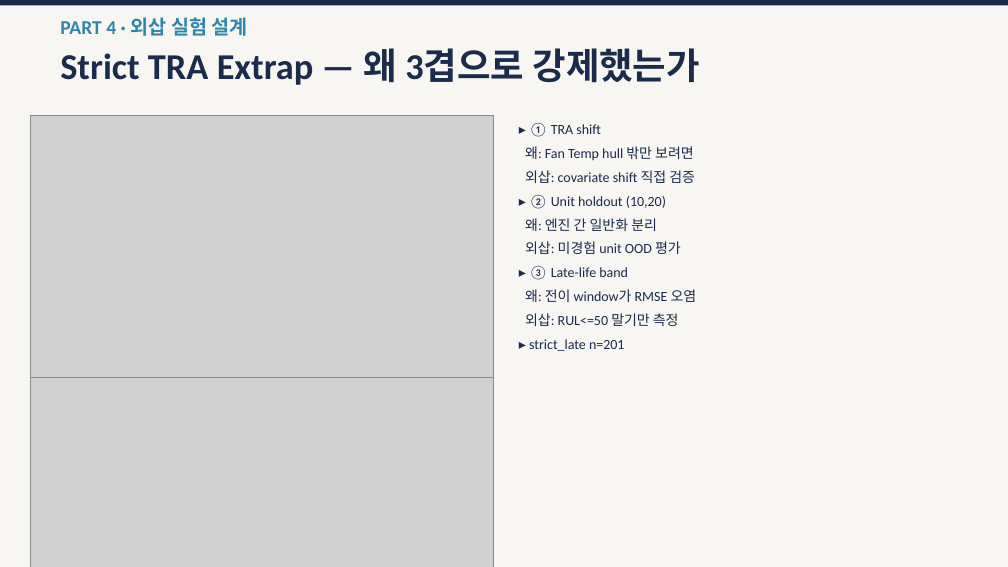
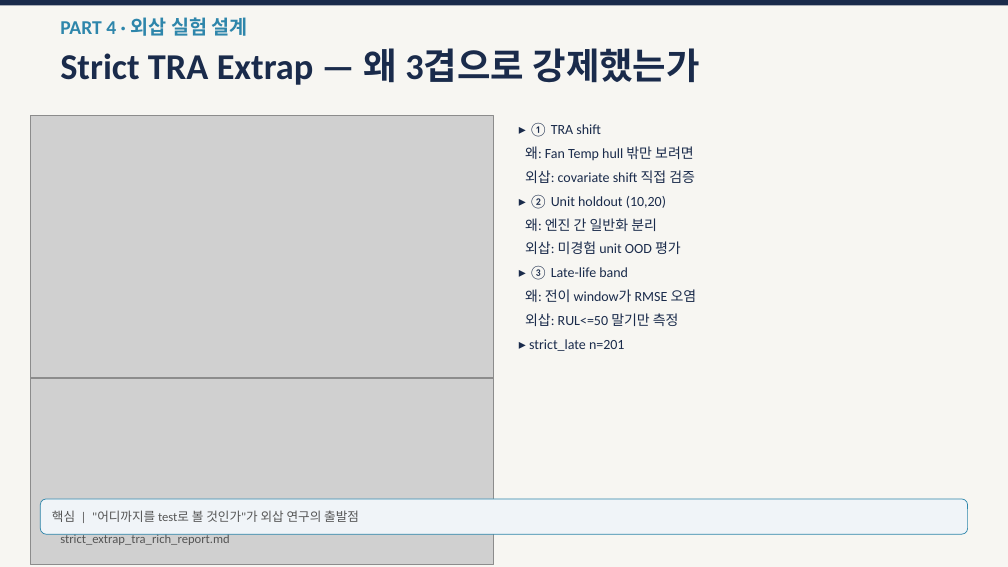
Before and after one commit to amumujs-create/literec_study, a slide deck: slide 29 of extrapolation-papers/외삽_50분_발표자료.pptx. Drawn at 1008x567 pixels with LibreOffice and Linux fonts; fonts in the diff are those of the drawing; grey boxes stand for pictures. Boxes give left, top, right and bottom in pixels: in the first picture for what was removed or moved away, otherwise in the second. Text is boxed around its words. In the diff, an @@ line names an element or a change of style, - is before the commit and + after.

```diff
--- a/extrapolation-papers/외삽_50분_발표자료.pptx
+++ b/extrapolation-papers/외삽_50분_발표자료.pptx
@@ rounded rectangle added at <box>40,499,968,534</box>, fill #F0F4F8, outline #2E86AB 0.5 pt, 9 pt, text #555555 @@
+핵심 | "어디까지를 test로 볼 것인가"가 외삽 연구의 출발점
@@ text added at <box>60,534,230,545</box>, 9 pt, text #555555 @@
+strict_extrap_tra_rich_report.md
```
Also in this commit, not shown: 11 other slides changed, 2 slides added, 1 slide removed, 1 other file.
